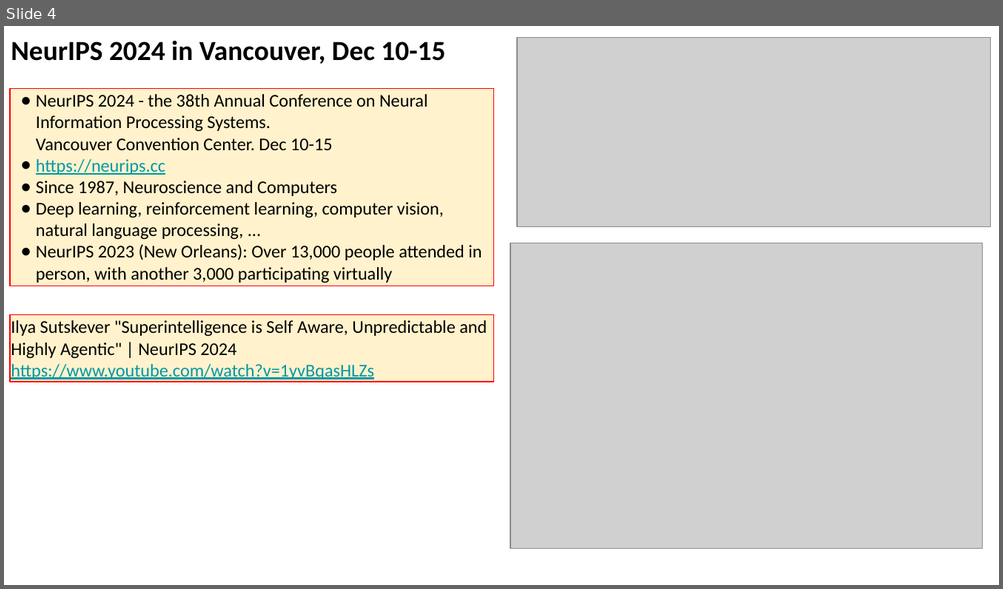
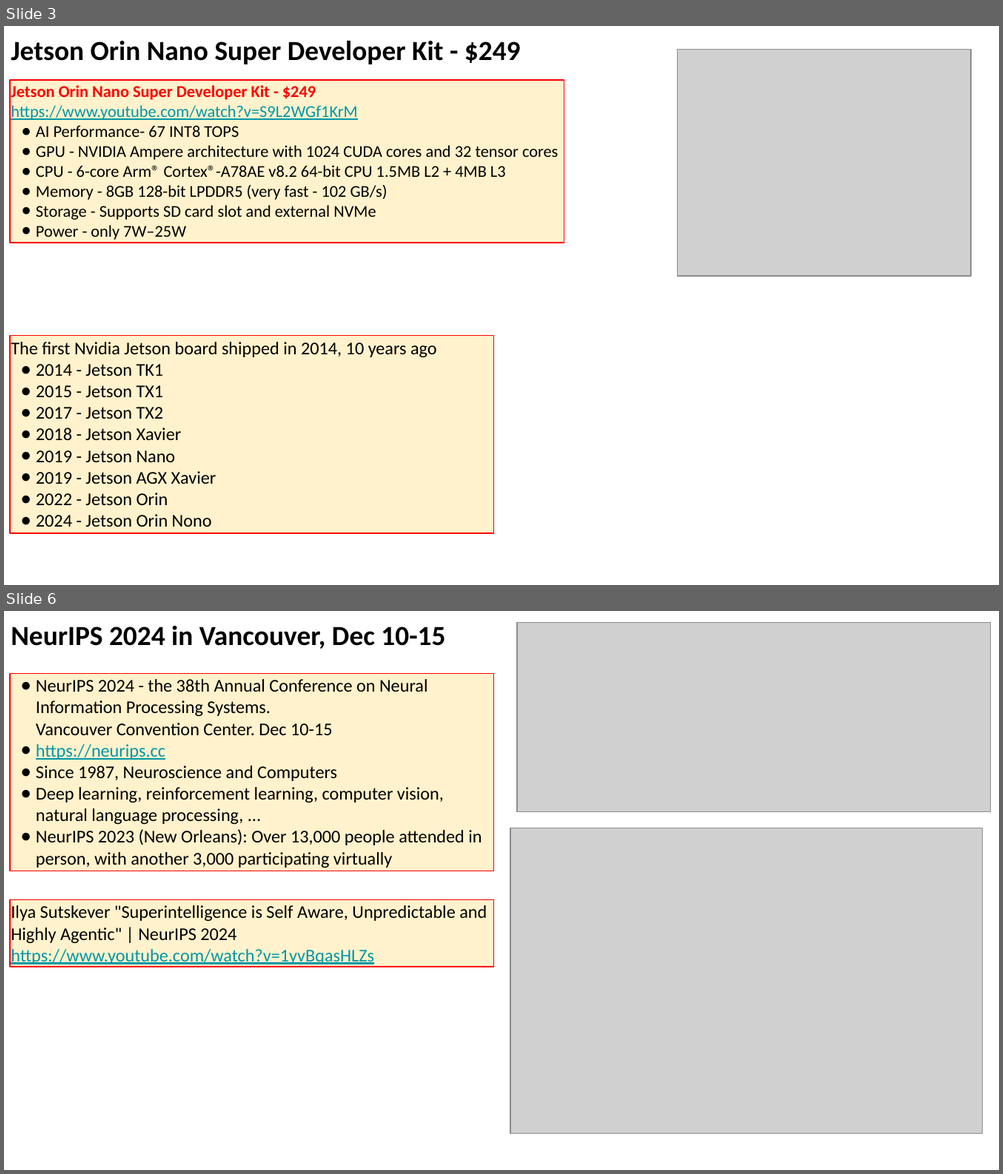
Before and after one commit to lselector/seminar, a slide deck: 2024/2024-12-20-AI-Updates.pptx. Shown one above the other, each under a label of ours: slide 4 before the commit, slides 3 and 6 after it; the slides between them are not shown. The pictures are 1003x589 and 1003x1174 pixels, drawn with LibreOffice and Linux fonts; fonts in the diff are those of the drawing; grey boxes stand for pictures. Boxes give left, top, right and bottom in pixels: in the first picture for what was removed or moved away, otherwise in the second. Text is boxed around its words. In the diff, an @@ line names an element or a change of style, - is before the commit and + after.

```diff
--- a/2024/2024-12-20-AI-Updates.pptx
+++ b/2024/2024-12-20-AI-Updates.pptx
@@ slide 3 added at <box>4,26,999,585</box>, background #FFFFFF @@
@@ text added at <box>11,40,521,64</box>, 20 pt, text #000000, bold @@
+Jetson Orin Nano Super Developer Kit - $249
@@ picture added at <box>677,49,970,275</box> @@
@@ rectangle added at <box>10,80,564,243</box>, fill #FFF2CC, outline #FF0000 0.75 pt, 12 pt, text #000000 @@
+Jetson Orin Nano Super Developer Kit - $249
+https://www.youtube.com/watch?v=S9L2WGf1KrM
+● AI Performance- 67 INT8 TOPS
+● GPU - NVIDIA Ampere architecture with 1024 CUDA cores and 32 tensor cores
+● CPU - 6-core Arm® Cortex®-A78AE v8.2 64-bit CPU 1.5MB L2 + 4MB L3
+● Memory - 8GB 128-bit LPDDR5 (very fast - 102 GB/s)
+● Storage - Supports SD card slot and external NVMe
+● Power - only 7W–25W
@@ rectangle added at <box>10,336,493,534</box>, fill #FFF2CC, outline #FF0000 0.75 pt, 13 pt, text #000000 @@
+The first Nvidia Jetson board shipped in 2014, 10 years ago
+● 2014 - Jetson TK1
+● 2015 - Jetson TX1
+● 2017 - Jetson TX2
+● 2018 - Jetson Xavier
+● 2019 - Jetson Nano
+● 2019 - Jetson AGX Xavier
+● 2022 - Jetson Orin
+● 2024 - Jetson Orin Nono
@@ what was slide 4 is now slide 6 @@
```
Also in this commit, not shown: 5 slides changed, 4 other slides added, 1 slide removed.
